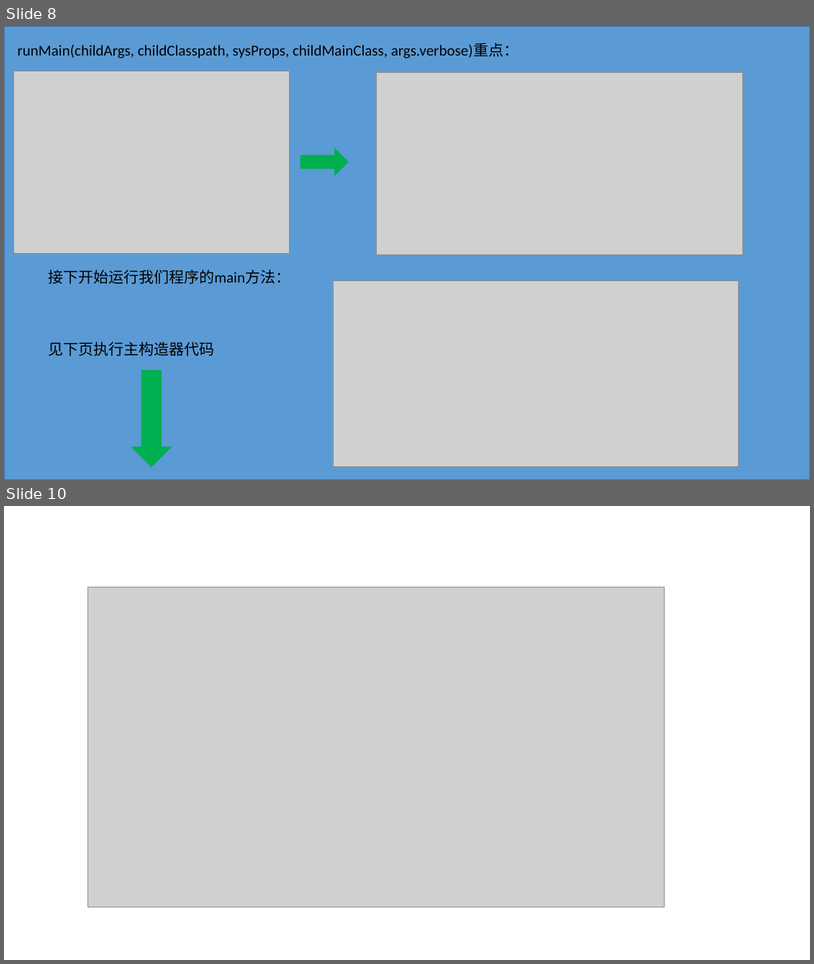
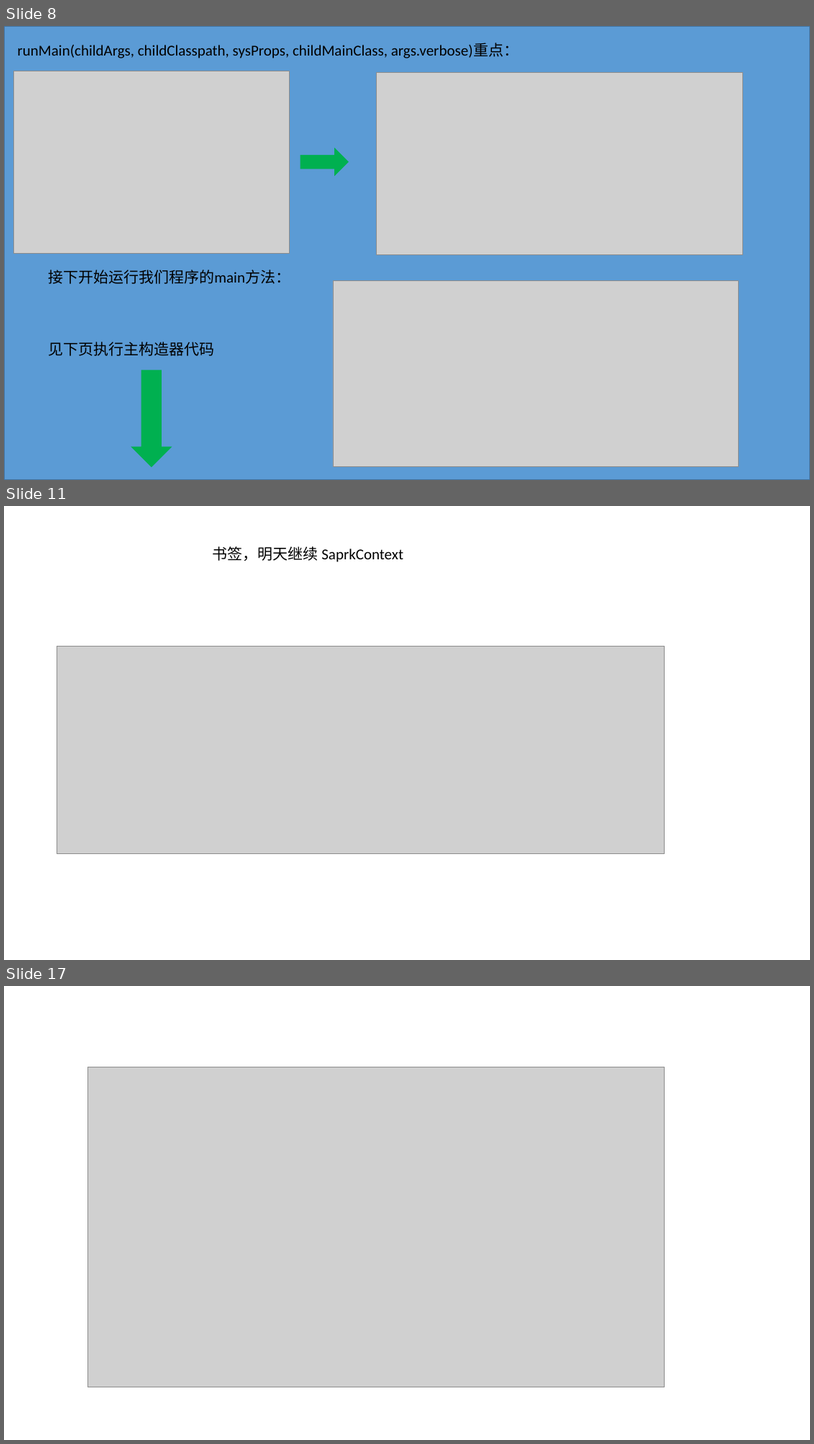
Before and after one commit to Dax1n/Spark2.1.0, a slide deck: Spark阅读源码的笔记.pptx. Shown one above the other, each under a label of ours: slides 8 and 10 before the commit, slides 8, 11 and 17 after it; the slides between them are not shown. The pictures are 814x964 and 814x1444 pixels, drawn with LibreOffice and Linux fonts; fonts in the diff are those of the drawing; grey boxes stand for pictures. Boxes give left, top, right and bottom in pixels: in the first picture for what was removed or moved away, otherwise in the second. Text is boxed around its words. In the diff, an @@ line names an element or a change of style, - is before the commit and + after.

```diff
--- a/Spark阅读源码的笔记.pptx
+++ b/Spark阅读源码的笔记.pptx
@@ slide 11 added at (4,506,810,960), background #FFFFFF @@
@@ text added at (213,546,404,562), 18 pt, text #000000 @@
+书签，明天继续 SaprkContext
@@ picture added at (57,646,665,854) @@
@@ what was slide 10 is now slide 17 @@
```
Also in this commit, not shown: 1 slide changed, 3 other slides added, 13 other files.
